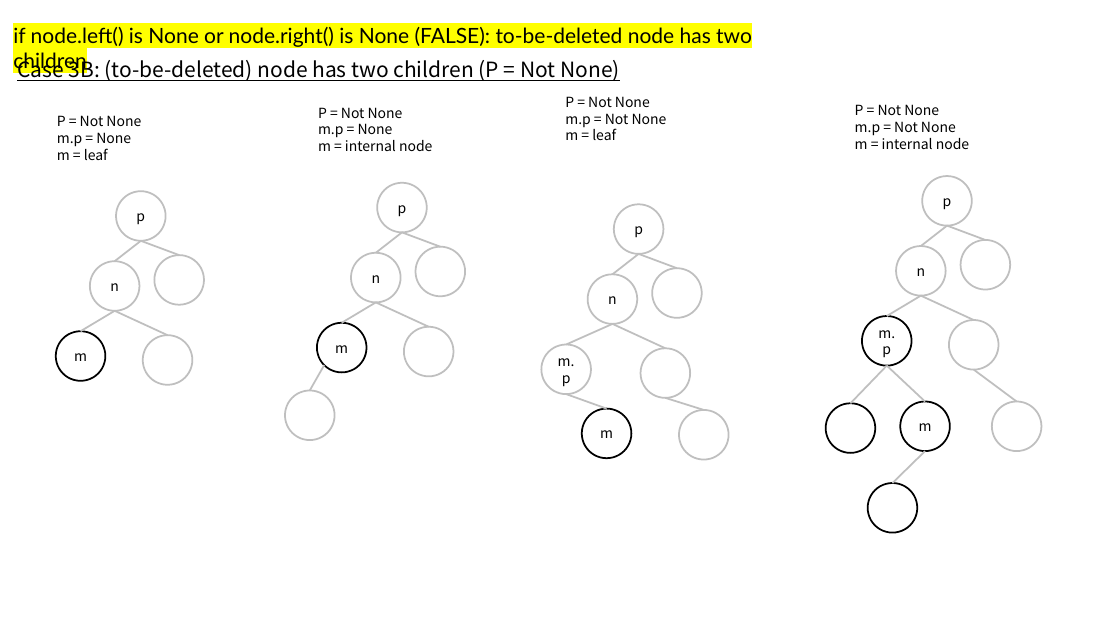
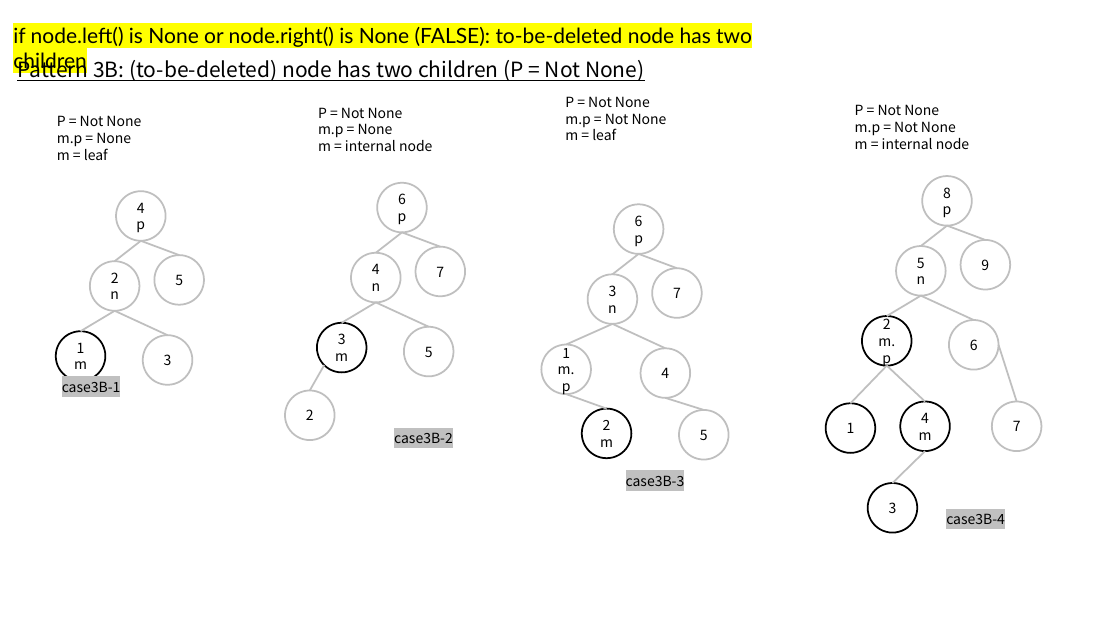
Before and after one commit to mingfujacky/Lecture-DSA-2.0, a slide deck: slide 9 of asset/ppt/ch10_binary_tree.pptx. Drawn at 1120x630 pixels with LibreOffice and Linux fonts; fonts in the diff are those of the drawing. Boxes give left, top, right and bottom in pixels: in the first picture for what was removed or moved away, otherwise in the second. Text is boxed around its words. In the diff, an @@ line names an element or a change of style, - is before the commit and + after.

```diff
--- a/asset/ppt/ch10_binary_tree.pptx
+++ b/asset/ppt/ch10_binary_tree.pptx
@@ text at [17,56,644,82]: text changed @@
-Case 3B: (to-be-deleted) node has two children (P = Not None)
+Pattern 3B: (to-be-deleted) node has two children (P = Not None)
@@ text in ellipse at [137,202,145,213]: paragraph added @@
+4
@@ text in ellipse at [398,193,406,204]: paragraph added @@
+6
@@ text in ellipse at [943,187,951,198]: paragraph added @@
+8
@@ text in ellipse at [635,215,643,226]: paragraph added @@
+6
@@ text in ellipse at [372,263,380,274]: paragraph added @@
+4
@@ text in ellipse at [436,266,444,277]: text added @@
+7
@@ text in ellipse at [917,257,925,268]: paragraph added @@
+5
@@ text in ellipse at [981,259,989,270]: text added @@
+9
@@ text in ellipse at [111,272,119,283]: paragraph added @@
+2
@@ text in ellipse at [175,274,183,285]: text added @@
+5
@@ text in ellipse at [609,285,617,296]: paragraph added @@
+3
@@ text in ellipse at [673,287,681,298]: text added @@
+7
@@ text in ellipse at [883,315,891,329]: paragraph added @@
+2
@@ text in ellipse at [77,342,85,353]: paragraph added @@
+1
@@ text in ellipse at [164,354,172,365]: text added @@
+3
@@ text in ellipse at [338,333,346,344]: paragraph added @@
+3
@@ text in ellipse at [425,346,433,357]: text added @@
+5
@@ text in ellipse at [970,339,978,350]: text added @@
+6
@@ line moved from (974, 370) - (1017, 402) to (999, 345) - (1017, 402) @@
@@ text added at [62,378,121,396], 12 pt, text #000000 @@
+case3B-1
@@ text in ellipse at [562,383,571,395]: text changed @@
-m.p
+1m.p
@@ text in ellipse at [661,367,669,378]: text added @@
+4
@@ text in ellipse at [306,409,314,420]: text added @@
+2
@@ text in ellipse at [921,412,929,423]: paragraph added @@
+4
@@ text added at [394,432,453,443], 12 pt, text #000000 @@
+case3B-2
@@ text in ellipse at [600,430,613,438]: text changed @@
-m
+2m
@@ text in ellipse at [700,429,708,440]: text added @@
+5
@@ text in ellipse at [847,422,855,433]: text added @@
+1
@@ text in ellipse at [1013,420,1021,431]: text added @@
+7
@@ text added at [626,472,685,490], 12 pt, text #000000 @@
+case3B-3
@@ text in ellipse at [889,502,897,513]: text added @@
+3
@@ text added at [946,513,1005,524], 12 pt, text #000000 @@
+case3B-4
```
Also in this commit, not shown: 3 other slides changed, 10 other files.
